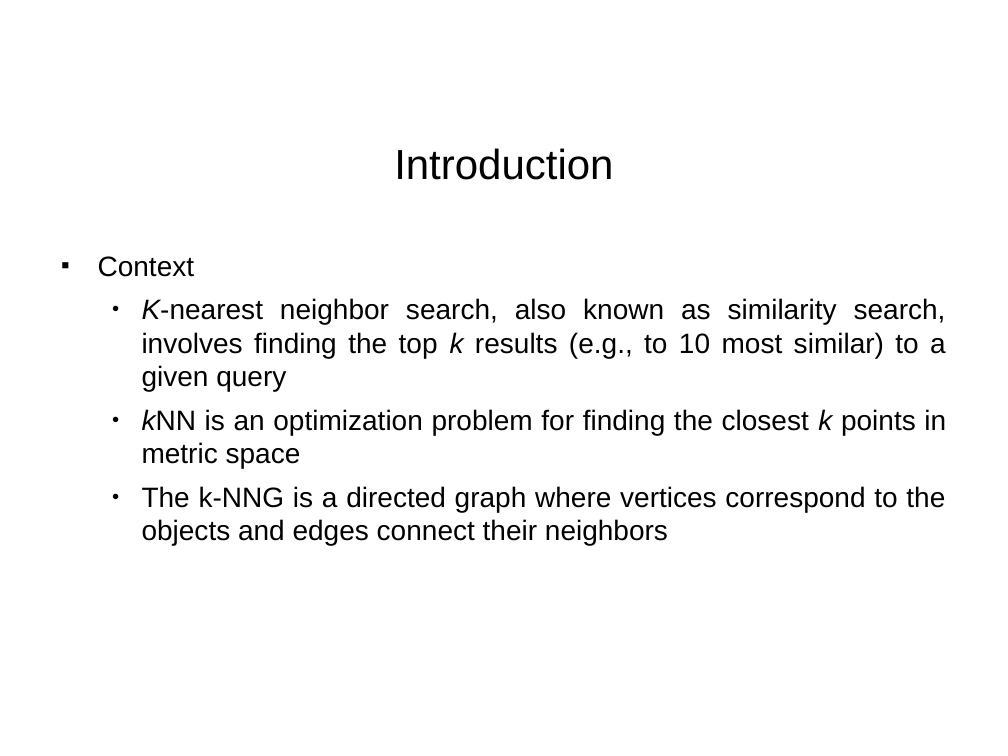
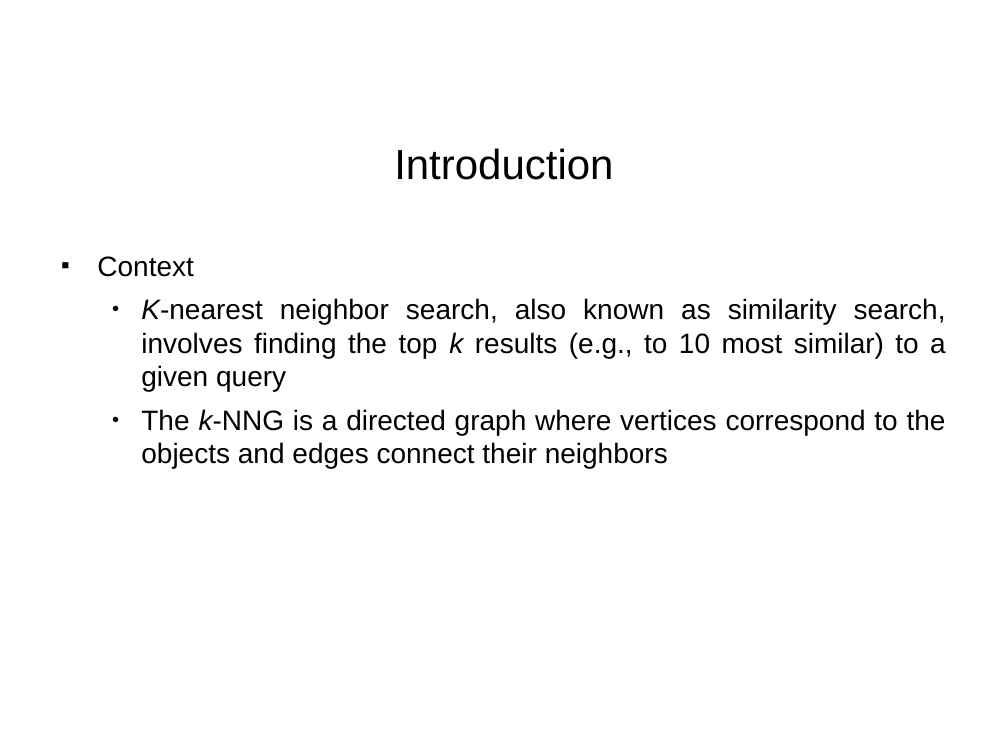
Before and after one commit to paulohq/apresentacao-L2KNNG, a slide deck: slide 3 of apresentacao-L2KNNG.ppt. Drawn at 1008x756 pixels with LibreOffice and Linux fonts; fonts in the diff are those of the drawing; background and template pictures are left out. Boxes give left, top, right and bottom in pixels: in the first picture for what was removed or moved away, otherwise in the second. Text is boxed around its words. In the diff, an @@ line names an element or a change of style, - is before the commit and + after.

```diff
--- a/apresentacao-L2KNNG.ppt
+++ b/apresentacao-L2KNNG.ppt
@@ text "Context" at [97,256,946,469]: italic on in "k-NNG" @@
@@ text at [142,409,946,469]: paragraph removed @@
-  ● kNN is an optimization problem for finding the closest k points in metric space
```
Also in this commit, not shown: 14 other slides changed, 1 slide added, 1 slide removed, 2 other files.
